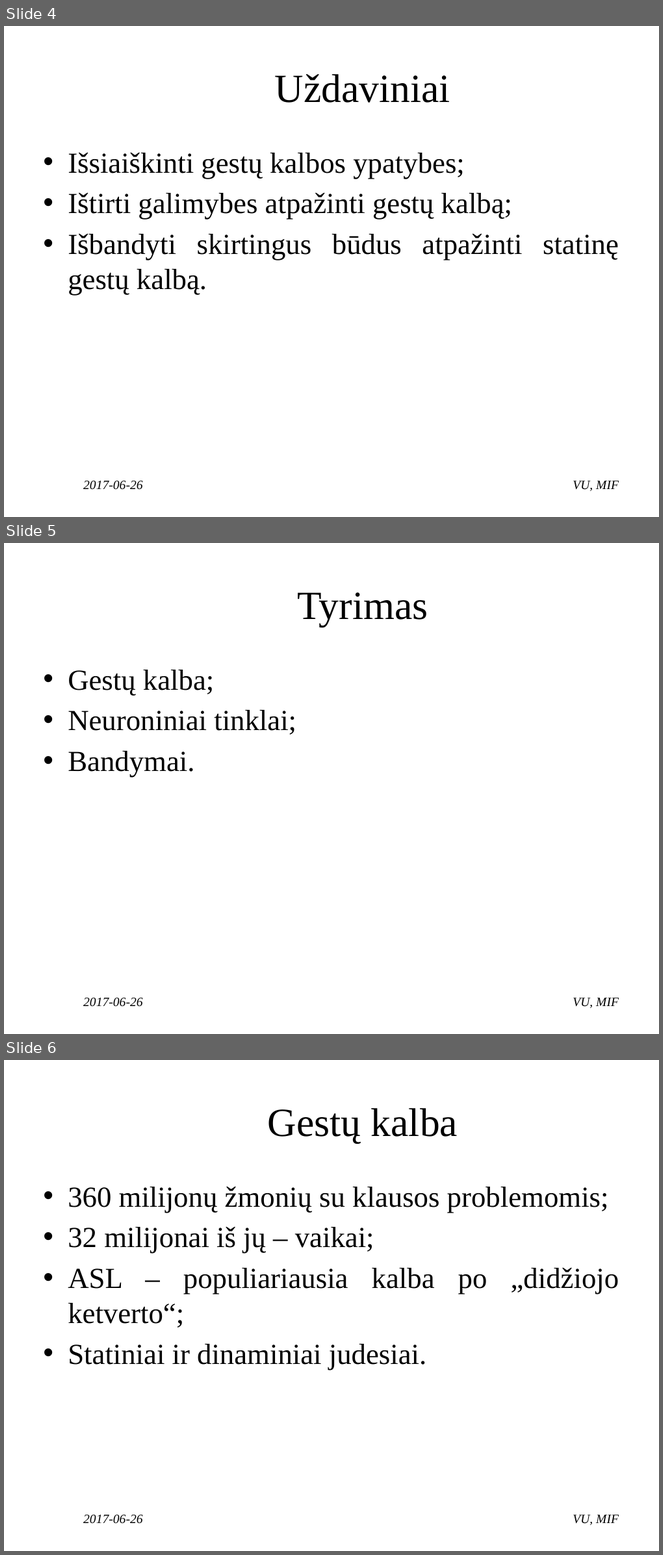
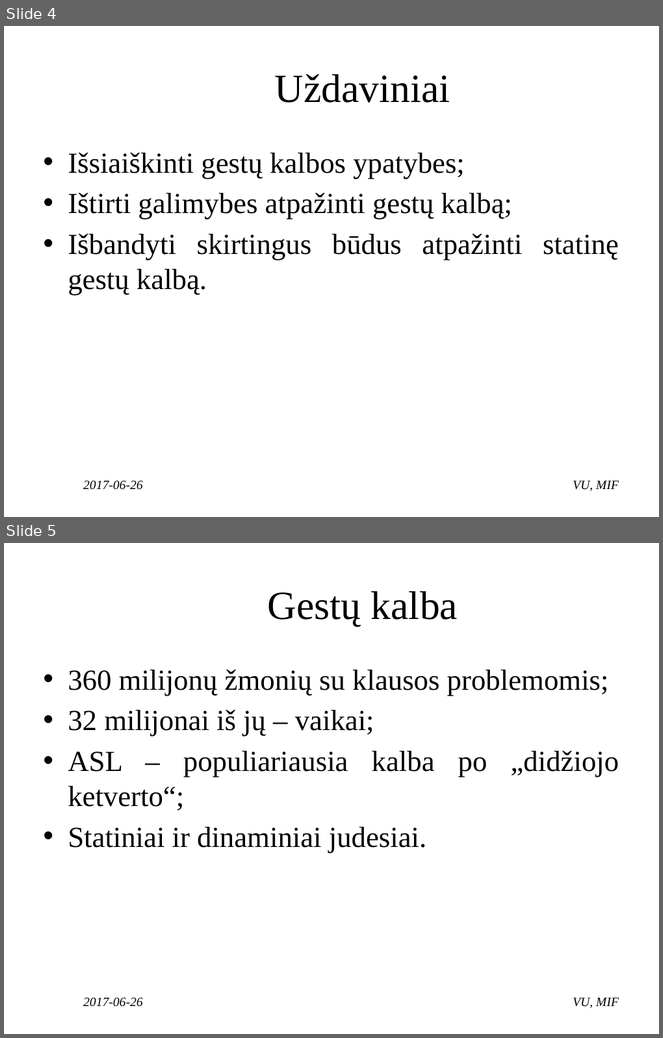
Before and after one commit to ambrazasp/Sign-Language-Recognition, a slide deck: Gestų kalbos atpažinimas naudojant internetinę kamerą.pptx. Shown one above the other, each under a label of ours: slides 4, 5 and 6 before the commit, slides 4 and 5 after it. The pictures are 663x1555 and 663x1038 pixels, drawn with LibreOffice and Linux fonts; fonts in the diff are those of the drawing; background and template pictures are left out. Boxes give left, top, right and bottom in pixels: in the first picture for what was removed or moved away, otherwise in the second. Text is boxed around its words. In the diff, an @@ line names an element or a change of style, - is before the commit and + after.

```diff
--- a/Gestų kalbos atpažinimas naudojant internetinę kamerą.pptx
+++ b/Gestų kalbos atpažinimas naudojant internetinę kamerą.pptx
@@ slide 5 removed at box(4, 543, 659, 1034), background #FFFFFF @@
@@ title removed at box(298, 592, 428, 627) @@
-Tyrimas
@@ text removed at box(68, 670, 296, 778) @@
-• Gestų kalba;
-• Neuroniniai tinklai;
-• Bandymai.
@@ text removed at box(83, 998, 143, 1007) @@
-2017-06-26
@@ text removed at box(573, 998, 619, 1008) @@
-VU, MIF
@@ what was slide 6 is now slide 5 @@
```
Also in this commit, not shown: 8 slides changed, 1 other slide removed, 2 other files.
